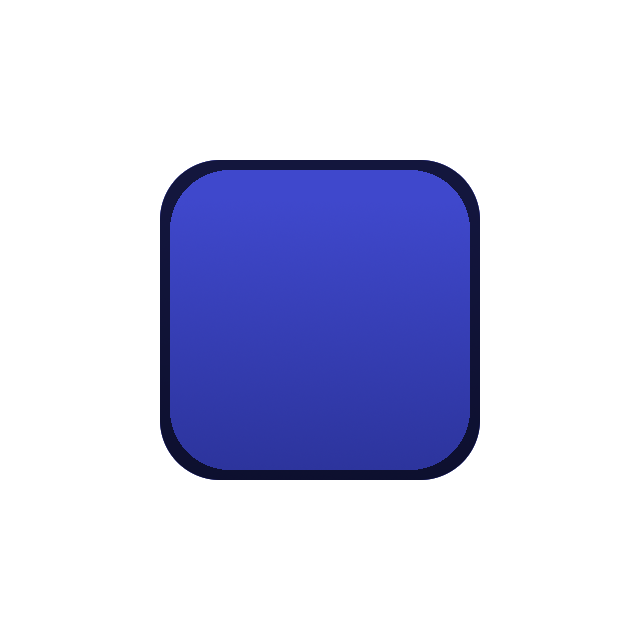
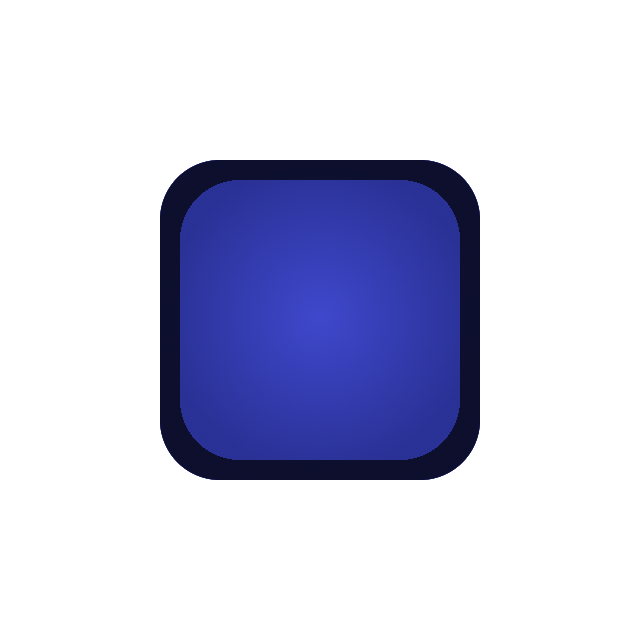
Comparing the layer stacks of the two 640 x 640 images. Changes:
painted on "Layer #1" over [170,170,470,470]
painted on "Layer" over [160,160,480,480]
hid "Background" over [160,160,480,480]
